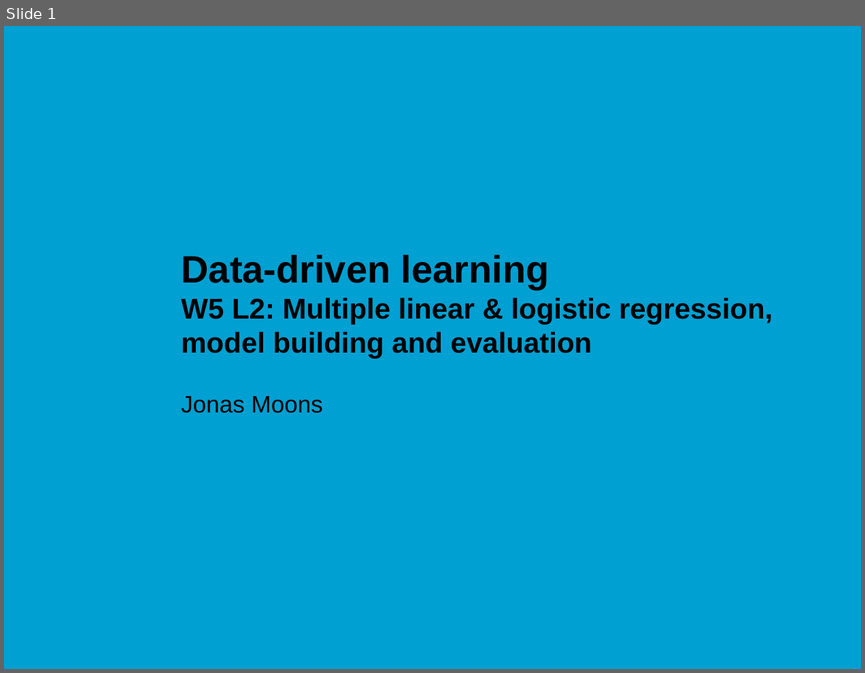
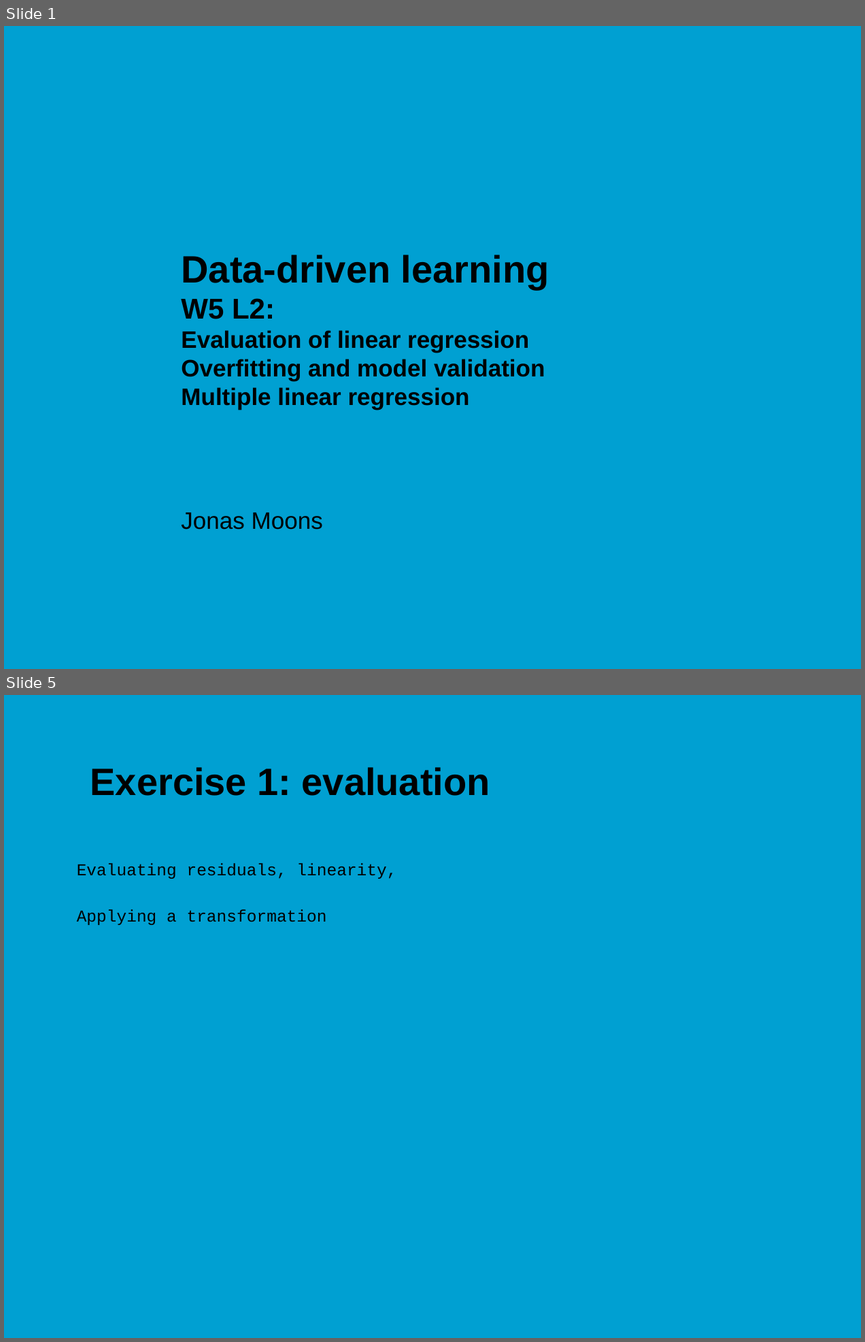
Before and after one commit to jonasmoons/data-driven-learning, a slide deck: slides/ddl-w5l2.pptx. Shown one above the other, each under a label of ours: slide 1 before the commit, slides 1 and 5 after it; the slides between them are not shown. The pictures are 865x673 and 865x1342 pixels, drawn with LibreOffice and Linux fonts; fonts in the diff are those of the drawing; background and template pictures are left out. Boxes give left, top, right and bottom in pixels: in the first picture for what was removed or moved away, otherwise in the second. Text is boxed around its words. In the diff, an @@ line names an element or a change of style, - is before the commit and + after.

```diff
--- a/slides/ddl-w5l2.pptx
+++ b/slides/ddl-w5l2.pptx
@@ slide 5 added at <box>4,695,861,1338</box>, background picture (left out) @@
@@ title added at <box>90,767,490,796</box>, 32 pt, text #000000, bold @@
+Exercise 1: evaluation
@@ text added at <box>77,863,396,925</box>, 14 pt, text #000000 @@
+Evaluating residuals, linearity,
+Applying a transformation
@@ slide 1 changed as well @@
@@ title at <box>181,254,549,410</box>: text changed; size 24 to 20 pt @@
-Data-driven learning
-W5 L2: Multiple linear & logistic regression, model building and evaluation
+Data-driven learning
+W5 L2:
+Evaluation of linear regression
+Overfitting and model validation
+Multiple linear regression
@@ subtitle "Jonas Moons": place and size @@
-subtitle "Jonas Moons" at <box>181,396,323,413</box>
+subtitle "Jonas Moons" at <box>181,512,323,529</box>
```
Also in this commit, not shown: 8 other slides added, 4 other files.
